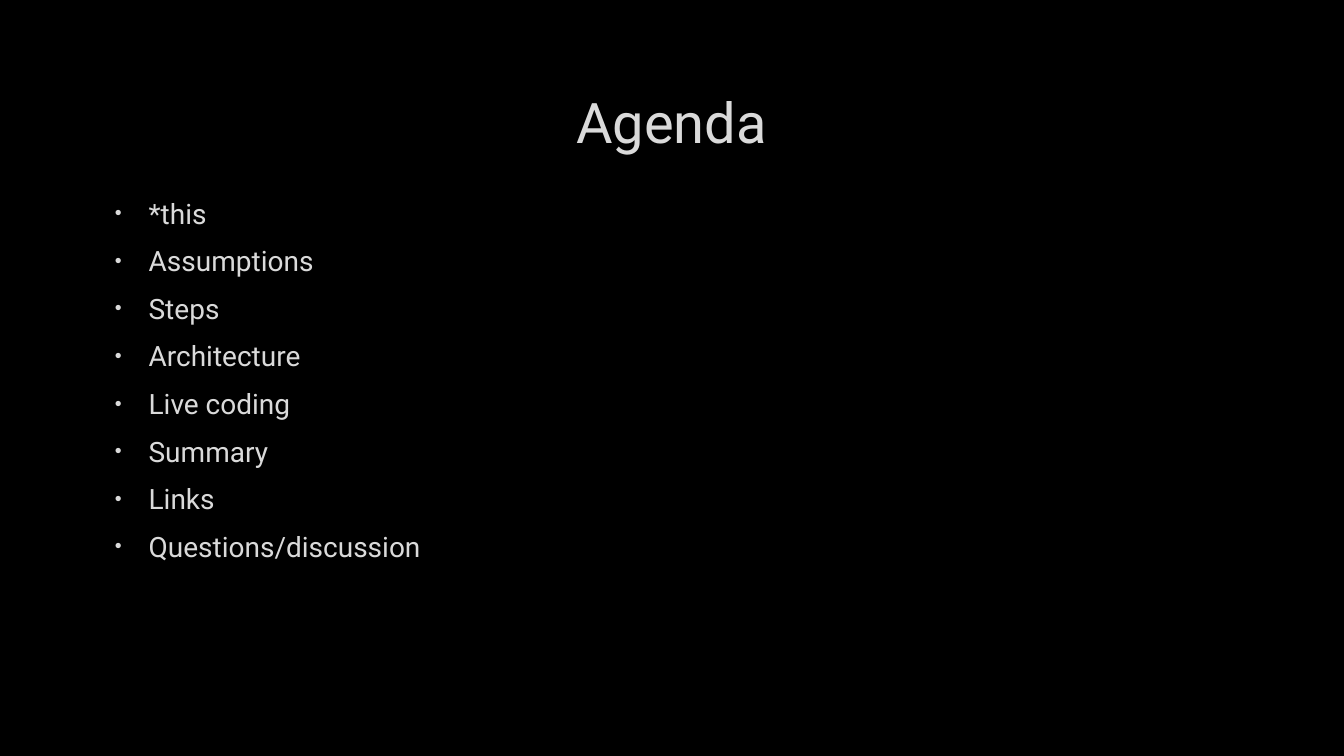
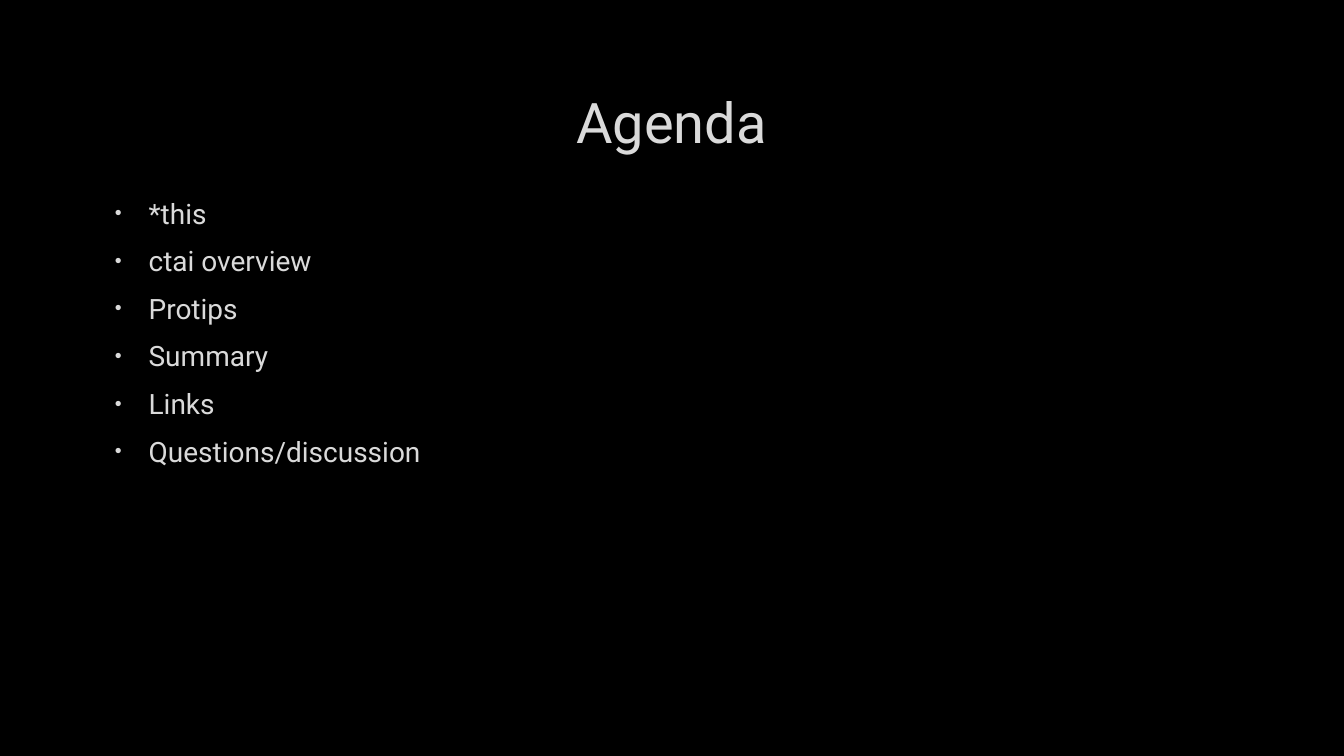
Before and after one commit to stryku/workshops, a slide deck: slide 3 of ctai-compile_time_assembly_interpreter.pptx (slide 2 before the commit). Drawn at 1344x756 pixels with LibreOffice and Linux fonts; fonts in the diff are those of the drawing; background and template pictures are left out. Boxes give left, top, right and bottom in pixels: in the first picture for what was removed or moved away, otherwise in the second. Text is boxed around its words. In the diff, an @@ line names an element or a change of style, - is before the commit and + after.

Commit message:
update presentation

```diff
--- a/ctai-compile_time_assembly_interpreter.pptx
+++ b/ctai-compile_time_assembly_interpreter.pptx
@@ text at <box>149,251,311,325</box>: text changed @@
-• Assumptions
-• Steps
-• Architecture
-• Live coding
+• ctai overview
+• Protips
```
Also in this commit, not shown: 2 other slides changed, 1 slide added, 1 slide removed.
